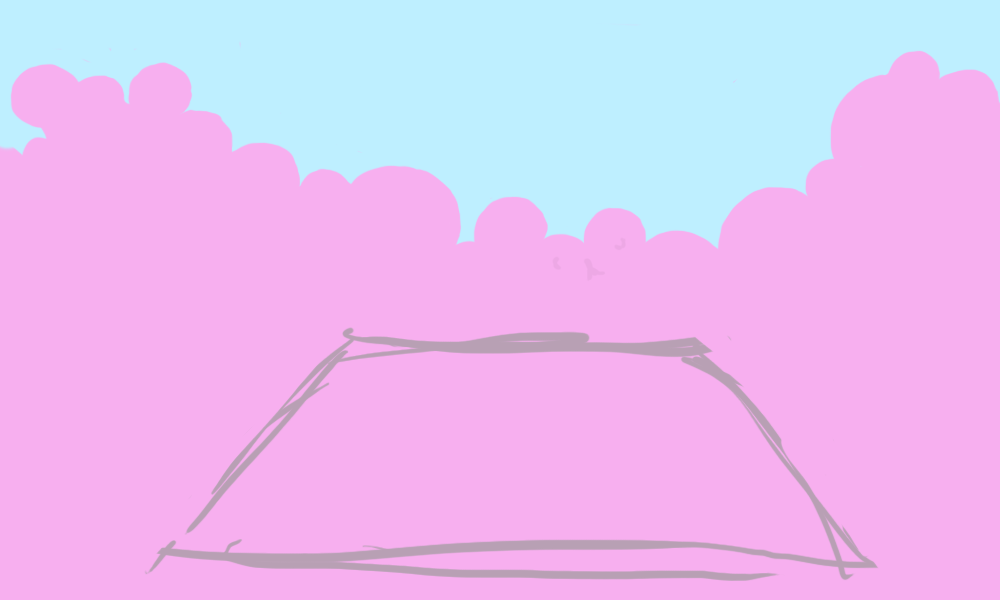
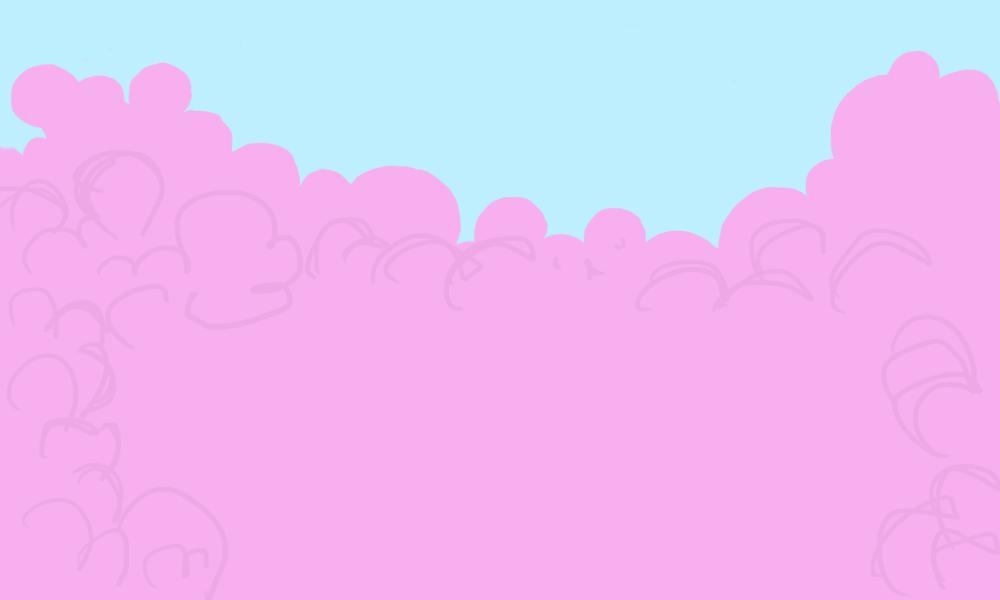
Before/after of a 1000×600 layered artwork. What changed in the layer stack:
hid "Ebene 7", painted on it over [left=51, top=273, right=934, bottom=589]
painted on "Ebene 6" over [left=0, top=150, right=1000, bottom=600]
